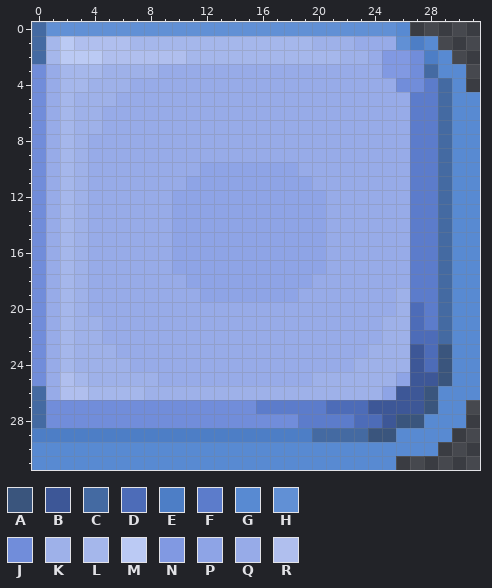
A pixel-art sprite gets an edit: textures/base/pack/gui/gui_button_right_hovered.png. Above, as it was before the edit.
The file is 64x64 pixels, drawn in blocks of 2x2; one block is one cell here. Colours within 5 levels of each other are drawn and written as one.
Palette (. is transparent): A #3a557d  B #3d5797  C #446aa2  D #4d6cb8  E #4d7ec6  F #5c7ccb  G #588ad2  H #6190d5  J #718dda  K #9eb1e9  L #a5b7eb  M #bbcaf4  N #8199e2  P #8ea4e6  Q #97abe8  R #b0bfee
Pixels before, first column x 0:
 0 CHHHHHHHHHHHHHHHHHHHHHHHHHG.....
 1 CLMRRRRLLLLLLLLLLLLLKKKQQQHEG...
 2 CLMMMRRRRRRLLLLLLLLLLLKKQNNJEG..
 3 JQLLLKKKKQQQQQQQQQQQQQQQQNNJCGG.
 4 JQLLKKKQQQQQQQQQQQQQQQQQQQJJFCG.
 5 JQLKKKQQQQQQQQQQQQQQQQQQQQQFFCGG
 6 JQLKKQQQQQQQQQQQQQQQQQQQQQQFFCGG
 7 JQLKKQQQQQQQQQQQQQQQQQQQQQQFFCGG
 8 JQLKQQQQQQQQQQQQQQQQQQQQQQQFFCGG
 9 JQLKQQQQQQQQQQQQQQQQQQQQQQQFFCGG
10 JQLKQQQQQQQQPPPPPPPQQQQQQQQFFCGG
11 JQLKQQQQQQQPPPPPPPPPQQQQQQQFFCGG
12 JQLKQQQQQQPPPPPPPPPPPQQQQQQFFCGG
13 JQLKQQQQQQPPPPPPPPPPPQQQQQQFFCGG
14 JQLKQQQQQQPPPPPPPPPPPQQQQQQFFCGG
15 JQLKQQQQQQPPPPPPPPPPPQQQQQQFFCGG
16 JQLKQQQQQQPPPPPPPPPPPQQQQQQFFCGG
17 JQLKQQQQQQPPPPPPPPPPPQQQQQQFFCGG
18 JQLKQQQQQQQPPPPPPPPPQQQQQQQFFCGG
19 JQLKQQQQQQQQPPPPPPPQQQQQQQKFFCGG
20 JQLKQQQQQQQQQQQQQQQQQQQQQQKDFCGG
21 JQLKKQQQQQQQQQQQQQQQQQQQQKKDFCGG
22 JQLKKQQQQQQQQQQQQQQQQQQQQKKDDCGG
23 JQLKKKQQQQQQQQQQQQQQQQQQKKKBDAGG
24 JQLKKKKQQQQQQQQQQQQQQQQKKKKBDAGG
25 JQRLKKKKKQQQQQQQQQQQKKKKKKPBBAGG
26 CQRRLLLLKKKKKKKKKKKKKKKKKPBBAGGG
27 CJJJJJJJJJJJJJJJFFFFFDDDBBBBAGG.
28 CJJJJJJJJJJJJJJJJJJFFFFDDBAAGGG.
29 EEEEEEEEEEEEEEEEEEEECCCCAAGGGG..
30 GGGGGGGGGGGGGGGGGGGGGGGGGGGGG...
31 GGGGGGGGGGGGGGGGGGGGGGGGGG......
Now the later version:
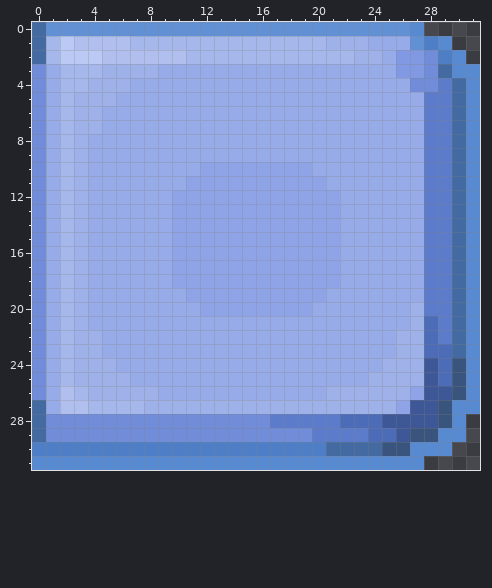
The exact change:
y 0: x 26..27 G. -> HG
y 1: x 20 K -> L; x 23 Q -> K; x 26..29 HEG. -> QHEG
y 2: x 22 K -> L; x 24..25 QN -> KQ; x 27..30 JEG. -> NJEG
y 3: x 25 N -> Q; x 27..29 JCG -> NJC; x 31 . -> G
y 4: x 26 J -> Q; x 28..31 FCG. -> JFCG
y 5..9: x 27 F -> Q; x 29..30 CG -> FC
y 10: x 19 Q -> P; x 27 F -> Q; x 29..30 CG -> FC
y 11: x 20 Q -> P; x 27 F -> Q; x 29..30 CG -> FC
y 12..17: x 21 Q -> P; x 27 F -> Q; x 29..30 CG -> FC
y 18: x 10 Q -> P; x 20..21 QQ -> PP; x 27 F -> Q; x 29..30 CG -> FC
y 19: x 11 Q -> P; x 19..20 QQ -> PP; x 26..27 KF -> QQ; x 29..30 CG -> FC
y 20: x 12..19 QQQQQQQQ -> PPPPPPPP; x 26..27 KD -> QK; x 29..30 CG -> FC
y 21: x 4 K -> Q; x 25..30 KKDFCG -> QQKDFC
y 22: x 25 K -> Q; x 27 D -> K; x 29..30 CG -> FC
y 23: x 5 K -> Q; x 24..25 KK -> QQ; x 27 B -> K; x 29..30 AG -> DC
y 24: x 6 K -> Q; x 23..24 KK -> QQ; x 27..30 BDAG -> KBDA
y 25: x 2..3 RL -> LK; x 7..8 KK -> QQ; x 20..23 KKKK -> QQQQ; x 26..27 PB -> KK; x 29..30 AG -> DA
y 26: x 0 C -> J; x 3..7 RLLLL -> LKKKK; x 9..20 KKKKKKKKKKKK -> QQQQQQQQQQQQ; x 25..30 PBBAGG -> KKPBBA
y 27: x 1..26 JJJJJJJJJJJJJJJFFFFFDDDBBB -> QRRLLLLKKKKKKKKKKKKKKKKKKP; x 28..29 AG -> BA; x 31 . -> G
y 28: x 17..18 JJ -> FF; x 22 F -> D; x 26..29 AAGG -> BBBA
y 29: x 0..28 EEEEEEEEEEEEEEEEEEEECCCCAAGGG -> CJJJJJJJJJJJJJJJJJJJFFFFDDBAA; x 30 . -> G
y 30: x 0..26 GGGGGGGGGGGGGGGGGGGGGGGGGGG -> EEEEEEEEEEEEEEEEEEEEECCCCAA; x 29 . -> G
y 31: x 26..27 .. -> GG
Changed places in both pictures, as pixel boxes (x1, y1, x2, y2):
changed: (32, 22, 480, 470)
